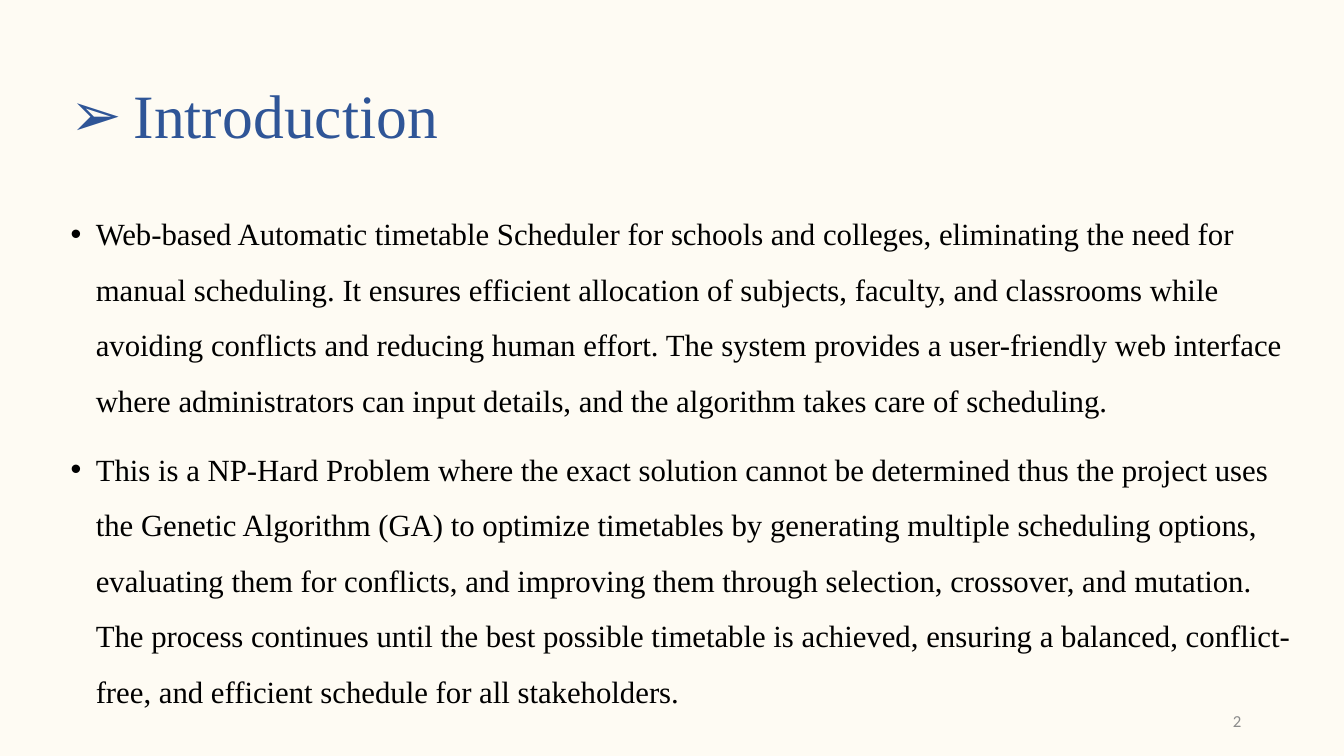
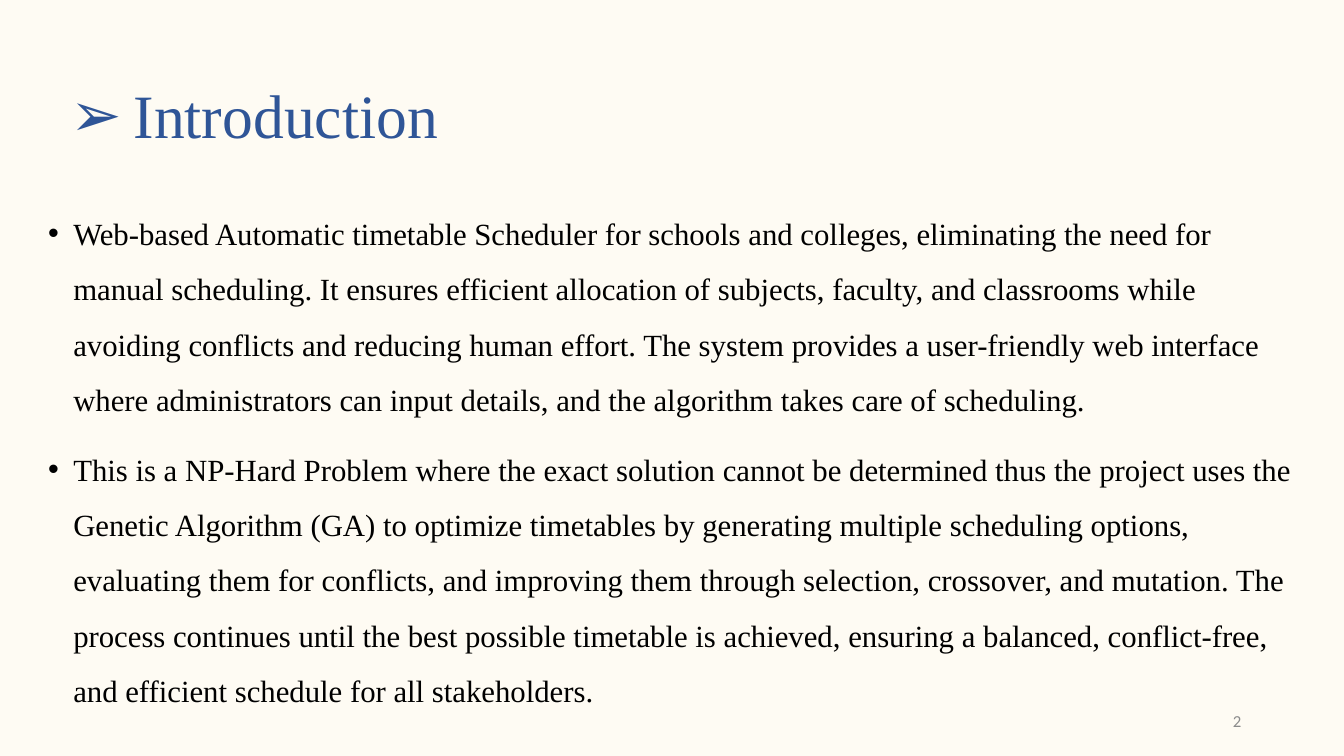
Before and after one commit to s-saanvi/Collection, a slide deck: slide 2 of Synopsis/Synopsis Presentation.pptx. Drawn at 1344x756 pixels with LibreOffice and Linux fonts; fonts in the diff are those of the drawing. Boxes give left, top, right and bottom in pixels: in the first picture for what was removed or moved away, otherwise in the second. Text is boxed around its words. In the diff, an @@ line names an element or a change of style, - is before the commit and + after.

```diff
--- a/Synopsis/Synopsis Presentation.pptx
+++ b/Synopsis/Synopsis Presentation.pptx
@@ text "Web-based Automatic timetable Scheduler for ..." rewrapped from (96, 223, 1290, 708) to (73, 223, 1291, 703) @@
```
Also in this commit, not shown: 8 other slides changed, 1 slide removed, 4 other files.
